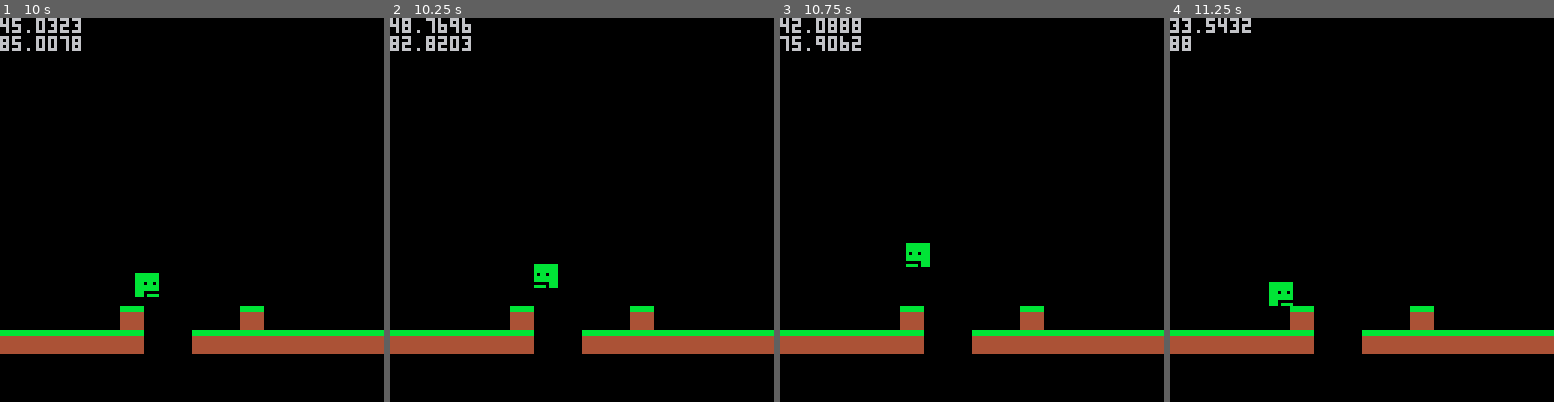
Above: before the commit, frames 1-4 (left to right).
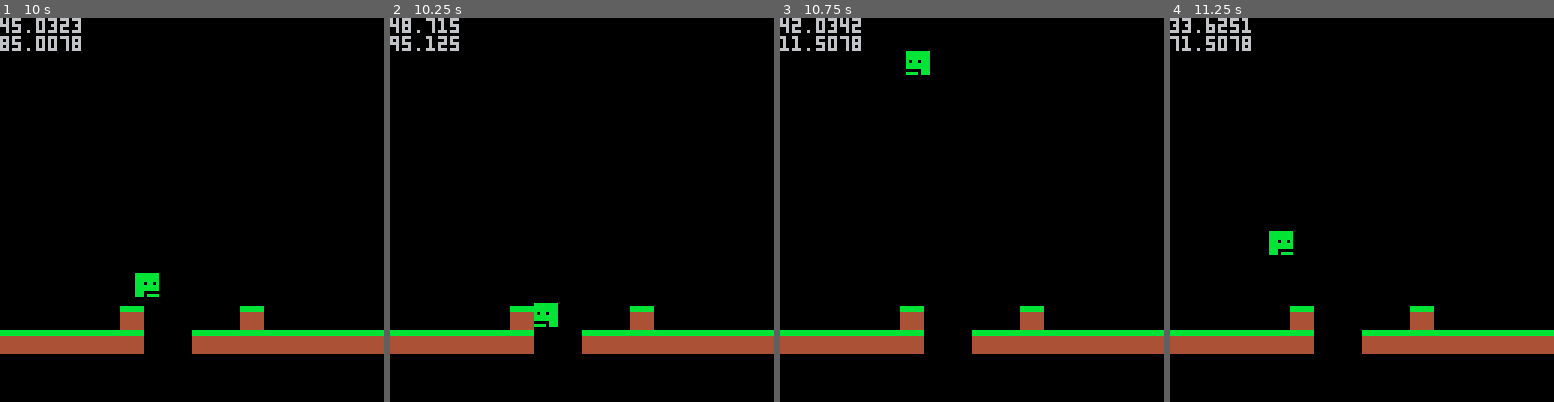
Above: after the commit, the same moments.

Repository: djkramnik/nintendont
Game: PICO-8 cartridge nintendont.p8
Same seed, same stepped clock (60 frames per second), same inputs: the game is played once before the commit and once after it.
Inputs:
- Up to frame 1 (10 s): tap X (X key) at 0.33, 1.07, 1.85, 2.97, 4.08, 5.2, 6.32, 7.43, 8.55, 9.67 s; tap O (Z key) at 0.7, 1.7, 2.1, 2.5, 2.9, 3.3, 3.7, 4.1, 4.5, 4.9, 5.3, 5.7, 6.1, 6.5, 6.9, 7.3, 7.7, 8.1, 8.5, 8.9, 9.3, 9.7 s; hold Right 1.6-2.1 s; hold Right 2.47-3.03 s; hold Left 3.08-3.58 s; hold Right 4.02-4.68 s; hold Left 5.08-5.68 s; hold Right 6.08-6.58 s; hold Right 6.63-7.13 s; hold Right 7.5-8.07 s; hold Left 8.12-8.62 s; hold Right 9.05-9.72 s
- Up to frame 2 (10.25 s): tap O (Z key) at 10.1 s; hold Left from 10.12 s (still down)
- Up to frame 3 (10.75 s): tap O (Z key) at 10.5 s; release Left at 10.72 s
- Up to frame 4 (11.25 s): tap X (X key) at 10.78 s; tap O (Z key) at 10.9 s; hold Right from 11.12 s (still down)

Frame 1 is identical in both runs. In frame 2, 1.0% of the frame differs, in the area x 0-44%, y 0-81%; in frame 3, 0.9%; in frame 4, 1.2%, in the area x 0-33%, y 0-75%.

Commit message:
fixing clip jumping

Diff:
--- a/nintendont.p8
+++ b/nintendont.p8
@@ -37,6 +37,7 @@
   local nxtvdisp = 0
   local ogdisp = vdisp
 
+  -- ass is used for jump and is more strict
   ass=touchgrass(nx,ny)
   -- extract out hv manip?  negative if leftie? if/elseif/else block at beginning?
   if (btn(0)) then
@@ -236,8 +237,10 @@
 
 
 
-function bejump(prev,jbtn,ass,jr)
-  return not ass or (jbtn and not prev and jr)
+function bejump(
+prev,jbtn,ass,jr)
+  return not ass or
+  (jbtn and not prev and jr)
 end
 
 function ydiff(v,t,g)
@@ -266,9 +269,9 @@
 end
 
 function touchgrass(x,y)
-  lx = x
+  lx = x+1
   ly = y+8
-  rx = x+8
+  rx = x+7
   ry = y+8
 
   cxl = flr(lx/8)
